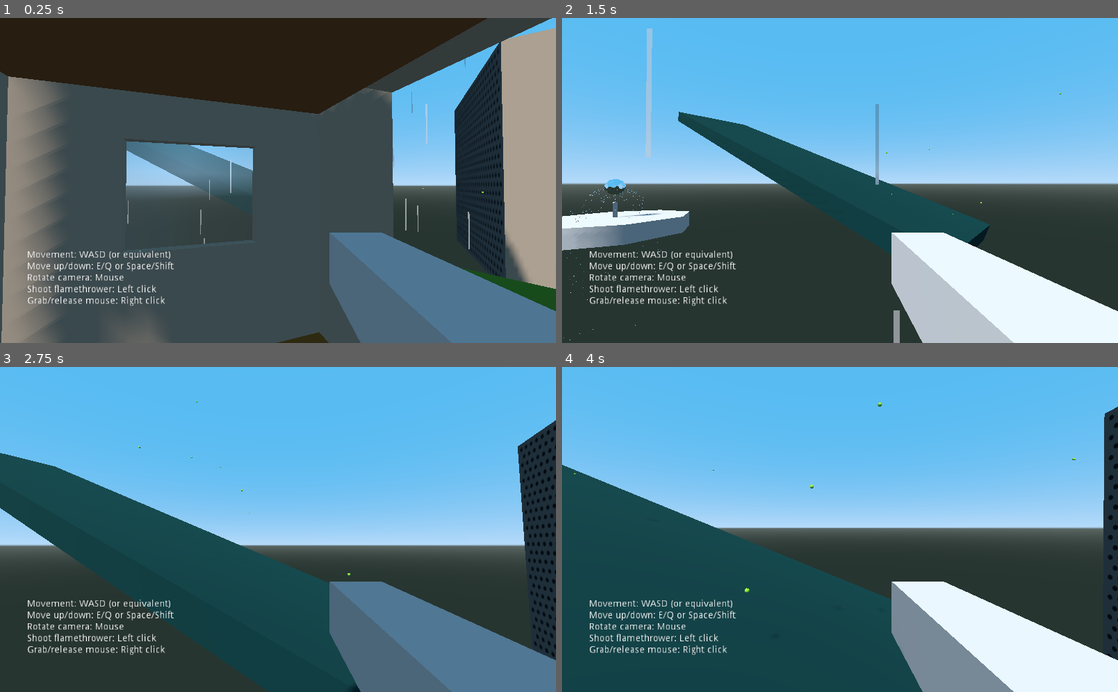
Above: before the commit, frames 1-4 (two rows, left to right).
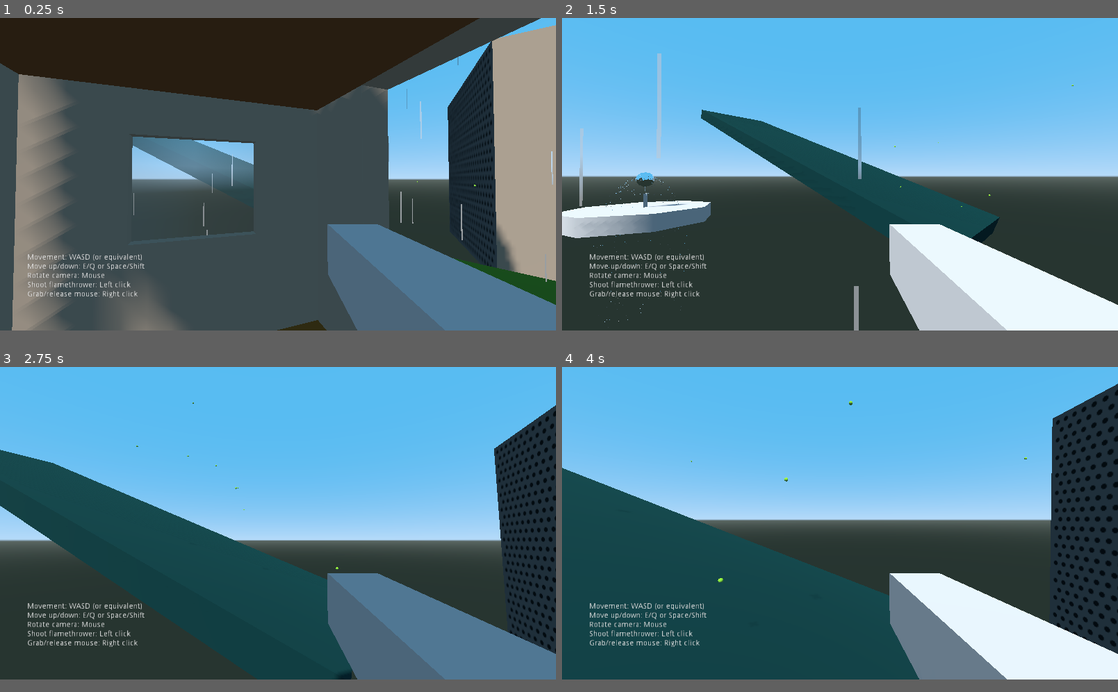
Above: after the commit, the same moments.

Repository: Wolfe2x7/3D-particle-occlusion-collision-for-Godot-3
Game: Godot game, scene res://demo.tscn
The game is run twice, just before and just after one commit, with the same random seed, the same clock (stepped at 60 frames per second) and the same inputs.
Inputs (mouse positions are in pixels of both pictures, inside the frame that each line leads up to):
- Up to frame 1 (0.25 s): no input
- Up to frame 2 (1.5 s): move the mouse to (867, 180) at 0.52 s; hold W (ui_up) from 0.53 s (still down); tap E (ui_accept) at 0.77 s; move the mouse to (812, 180) at 1.27 s
- Up to frame 3 (2.75 s): keep holding W (ui_up); tap E (ui_accept) at 1.52 s; move the mouse to (289, 523) at 2.02 s
- Up to frame 4 (4 s): keep holding W (ui_up); move the mouse to (834, 536) at 2.77 s; tap E (ui_accept) at 3.02, 3.77 s; move the mouse to (878, 532) at 3.52 s
In our replay, the window is 800x468 before the commit and 800x450 after it. These sizes can differ from the game's own. Grey fills any space a smaller window leaves; there, only what the larger window draws over its background counts as a difference.

The runs differ from the first frame. In frame 1, 15% of the frame differs, in the area x 0-100%, y 0-100%; in frame 2, 13%; in frame 3, 9.1%; in frame 4, 12%.

Commit message:
Make shells depth map unique from fountain depth map; improve shells example

Diff:
--- a/demo.tscn
+++ b/demo.tscn
@@ -274,6 +274,12 @@
 height = 0.04
 radial_segments = 4
 rings = 1
+
+[sub_resource type="ShaderMaterial" id=87]
+shader = ExtResource( 3 )
+
+[sub_resource type="PlaneMesh" id=88]
+material = SubResource( 87 )
 
 [sub_resource type="GDScript" id=57]
 script/source = "tool extends MeshInstance
@@ -503,7 +509,7 @@
 render_target_update_mode = 3
 
 [node name="Camera" type="Camera" parent="Camera/FlameParticles/DepthMap"]
-transform = Transform( -0.876729, 0.000201487, -0.480985, 0, 1, 0.000418904, 0.480985, 0.000367264, -0.876729, -14.404, 1.41359, -14.8324 )
+transform = Transform( -0.876729, 0.000201487, -0.480985, 0, 1, 0.000418906, 0.480985, 0.000367264, -0.876729, -14.404, 1.41359, -14.8324 )
 cull_mask = 2
 projection = 1
 current = true
@@ -651,11 +657,11 @@
 [node name="Texture" type="MeshInstance" parent="FountainParticles/DepthMap/Camera"]
 transform = Transform( 1, 0, 0, 0, -4.37114e-08, -1, 0, 1, -4.37114e-08, 0, 0, -0.1 )
 layers = 2
-mesh = SubResource( 53 )
+mesh = SubResource( 88 )
 material/0 = null
 
 [node name="FountainBall" type="MeshInstance" parent="FountainParticles"]
-transform = Transform( -0.361283, 0.916848, -0.119433, -0.910236, -0.37544, -0.129847, -0.162561, 0.0577359, 0.96892, 0, -2.46295, 0 )
+transform = Transform( 0.572618, -0.514408, 0.623472, 0.671107, 0.729785, -0.0146111, -0.45167, 0.429534, 0.75966, 0, -2.05685, 0 )
 layers = 3
 mesh = ExtResource( 4 )
 skeleton = NodePath("../..")
@@ -680,7 +686,7 @@
 transform = Transform( -1, 8.74228e-08, 0, 8.74228e-08, 1, 8.74228e-08, 7.64274e-15, 8.74228e-08, -1, -28.7854, 1.57505, -5.99977 )
 cast_shadow = 0
 amount = 16
-lifetime = 2.0
+lifetime = 3.0
 local_coords = false
 process_material = SubResource( 82 )
 draw_pass_1 = SubResource( 78 )
@@ -750,7 +756,14 @@
 material/0 = null
 
 [node name="GunPlatform" type="MeshInstance" parent="ShellParticles"]
-transform = Transform( -1, -8.74228e-08, 0, 8.74228e-08, -1, 0, 0, 0, 1, 0, -1.93161, 0.545044 )
+transform = Transform( -0.33, -1.50996e-07, 0, 4.98286e-08, -1, 0, 0, 0, 0.33, 0, -1.93161, 0.545044 )
+layers = 3
+mesh = SubResource( 72 )
+skeleton = NodePath("")
+material/0 = null
+
+[node name="GunPlatform2" type="MeshInstance" parent="ShellParticles"]
+transform = Transform( 1, 6.6815e-22, 0, 6.6815e-22, 1, 0, 0, 0, 1, 0, -2.03995, 0.545045 )
 layers = 3
 mesh = SubResource( 72 )
 skeleton = NodePath("")
--- a/project.godot
+++ b/project.godot
@@ -14,6 +14,11 @@
 config/description="Examples of a method for 3D particle \"collisions\" with viewport depth buffers and particle shaders."
 run/main_scene="res://demo.tscn"
 config/icon="res://icon.png"
+
+[display]
+
+window/size/width=1280
+window/size/height=720
 
 [input]
 
Not shown: 1 places in demo.tscn that only renumber resources
